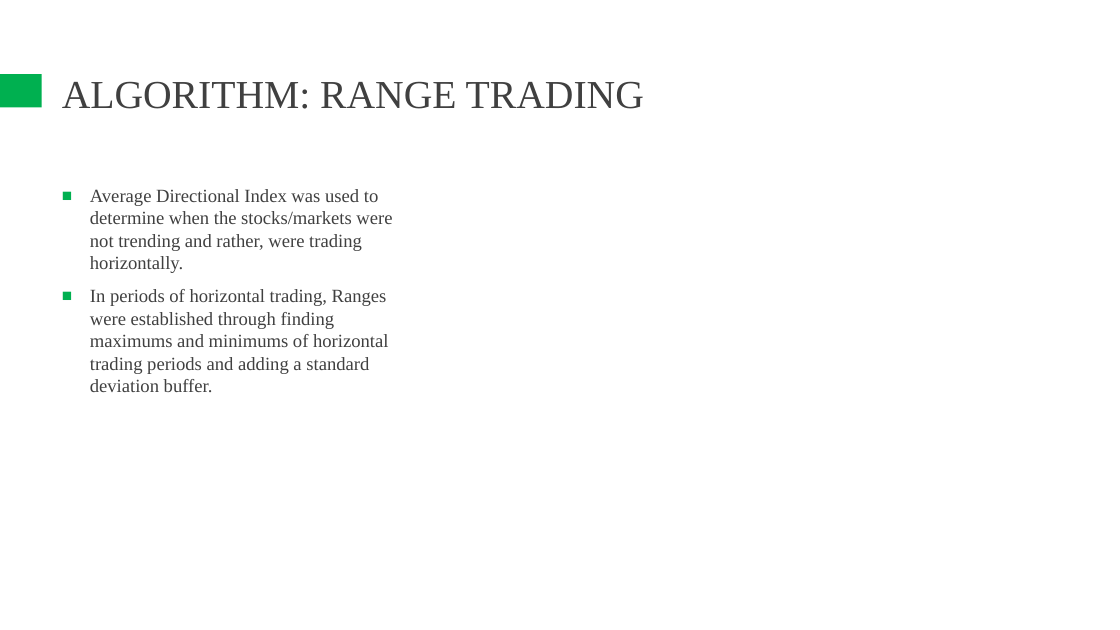
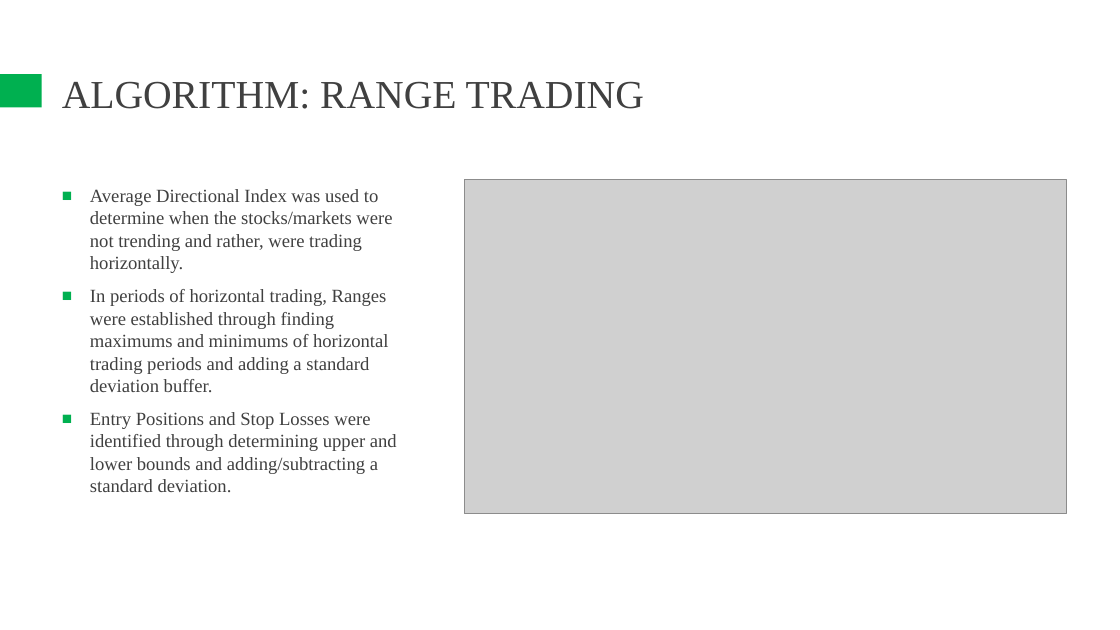
Before and after one commit to QFinUWA/Range-Trading-Team1, a slide deck: slide 9 of Range Trading - Trading Team 1.pptx. Drawn at 1120x630 pixels with LibreOffice and Linux fonts; fonts in the diff are those of the drawing; grey boxes stand for pictures. Boxes give left, top, right and bottom in pixels: in the first picture for what was removed or moved away, otherwise in the second. Text is boxed around its words. In the diff, an @@ line names an element or a change of style, - is before the commit and + after.

```diff
--- a/Range Trading - Trading Team 1.pptx
+++ b/Range Trading - Trading Team 1.pptx
@@ picture added at [465, 180, 1067, 514] @@
@@ text at [90, 412, 397, 492]: paragraph added @@
+■ Entry Positions and Stop Losses were identified through determining upper and lower bounds and adding/subtracting a standard deviation.
```
Also in this commit, not shown: 2 other slides changed, 1 slide removed.
